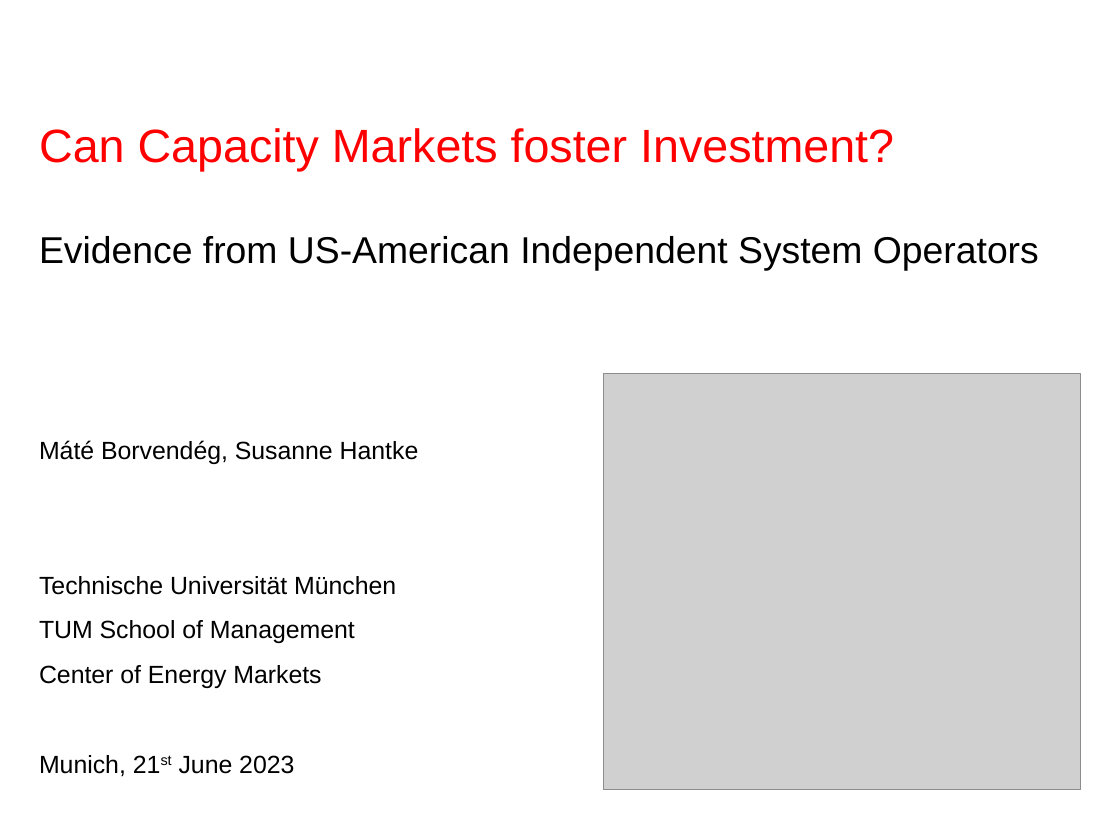
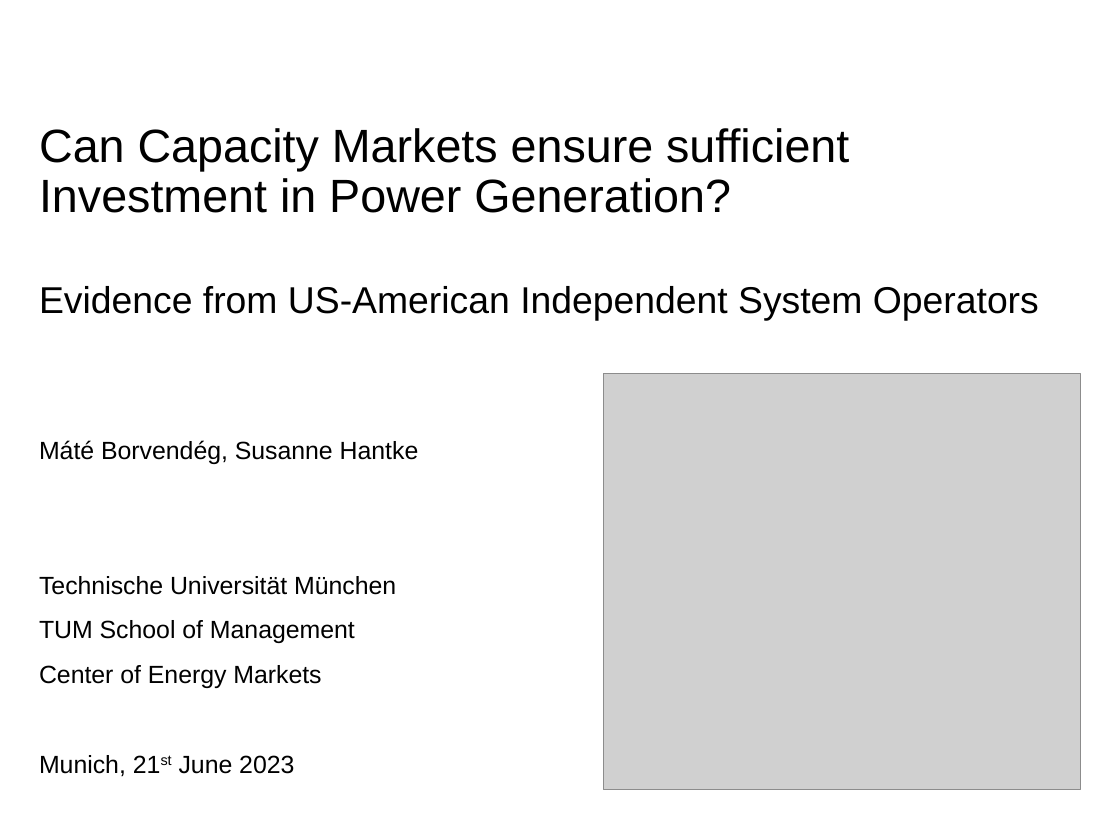
Before and after one commit to borvendegmate/tum_power_system_economics, a slide deck: slide 1 of Final_Presentation_Borvendeg_Hantke.pptx. Drawn at 1120x840 pixels with LibreOffice and Linux fonts; fonts in the diff are those of the drawing; grey boxes stand for pictures; background and template pictures are left out. Boxes give left, top, right and bottom in pixels: in the first picture for what was removed or moved away, otherwise in the second. Text is boxed around its words. In the diff, an @@ line names an element or a change of style, - is before the commit and + after.

```diff
--- a/Final_Presentation_Borvendeg_Hantke.pptx
+++ b/Final_Presentation_Borvendeg_Hantke.pptx
@@ title at (x1=39, y1=128, x2=1039, y2=321): text changed; size 24 to 30 pt @@
-Can Capacity Markets foster Investment?
-Evidence from US-American Independent System Operators
+Can Capacity Markets ensure sufficient Investment in Power Generation?
+Evidence from US-American Independent System Operators
```
Also in this commit, not shown: 13 other slides changed, 3 slides added.
